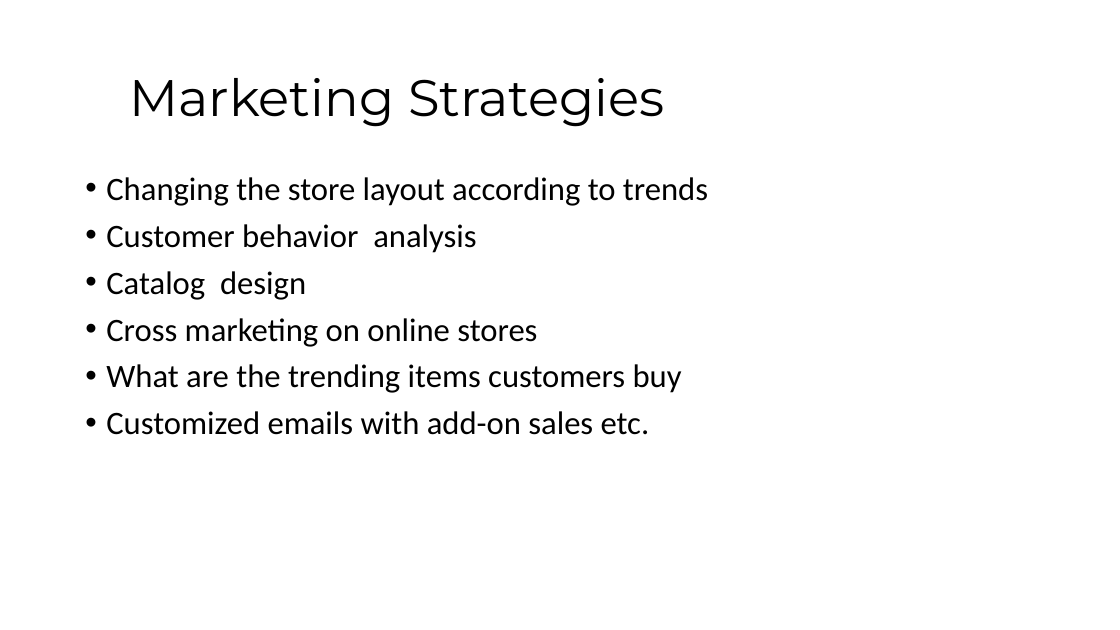
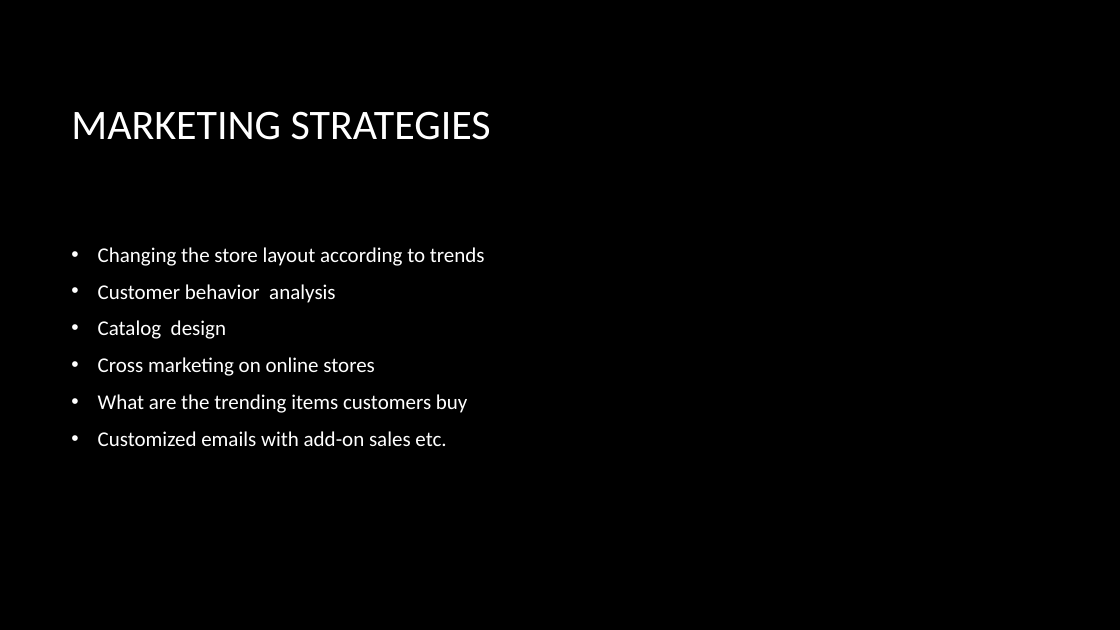
Before and after one commit to keerthiratna/Grocery-Genius-Smart-grocery-shopping-Assistance-with-basket-analysis, a slide deck: slide 14 of MARKET BASKET ANALYSIS PRESENTATION PPT.pptx (slide 15 before the commit). Drawn at 1120x630 pixels with LibreOffice and Linux fonts; fonts in the diff are those of the drawing; background and template pictures are left out. Boxes give left, top, right and bottom in pixels: in the first picture for what was removed or moved away, otherwise in the second. Text is boxed around its words. In the diff, an @@ line names an element or a change of style, - is before the commit and + after.

```diff
--- a/MARKET BASKET ANALYSIS PRESENTATION PPT.pptx
+++ b/MARKET BASKET ANALYSIS PRESENTATION PPT.pptx
@@ background #FFFFFF to picture (left out) @@
@@ title at <box>71,111,491,140</box>: text changed; size 44 to 36 pt; font Montserrat to Calibri; text colour #000000 to #FFFFFF @@
-Marketing Strategies
+MARKETING STRATEGIES
@@ text "Changing the store layout according ...": place and size @@
-text "Changing the store layout according ..." at <box>106,177,708,435</box>
+text "Changing the store layout according ..." at <box>98,247,485,446</box>
@@ text "Changing the store layout according ..." at <box>98,247,485,446</box>: size 28 to 18 pt, text colour #000000 to #FFFFFF; indent changed; line spacing 0.9 to 1; vertical alignment top to middle @@
```
Also in this commit, not shown: 23 other slides changed, 3 slides added, 3 slides removed, 1 other file.
